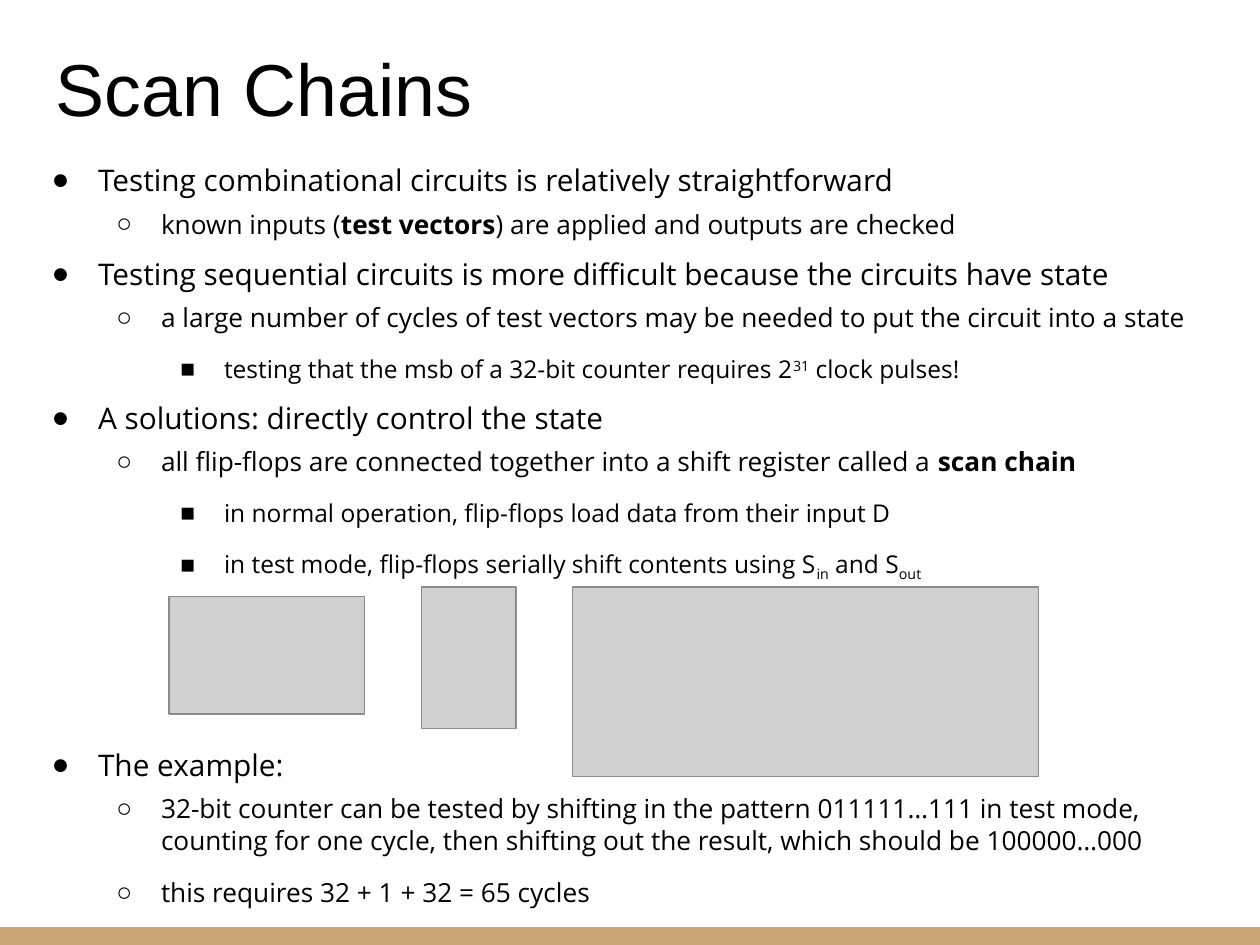
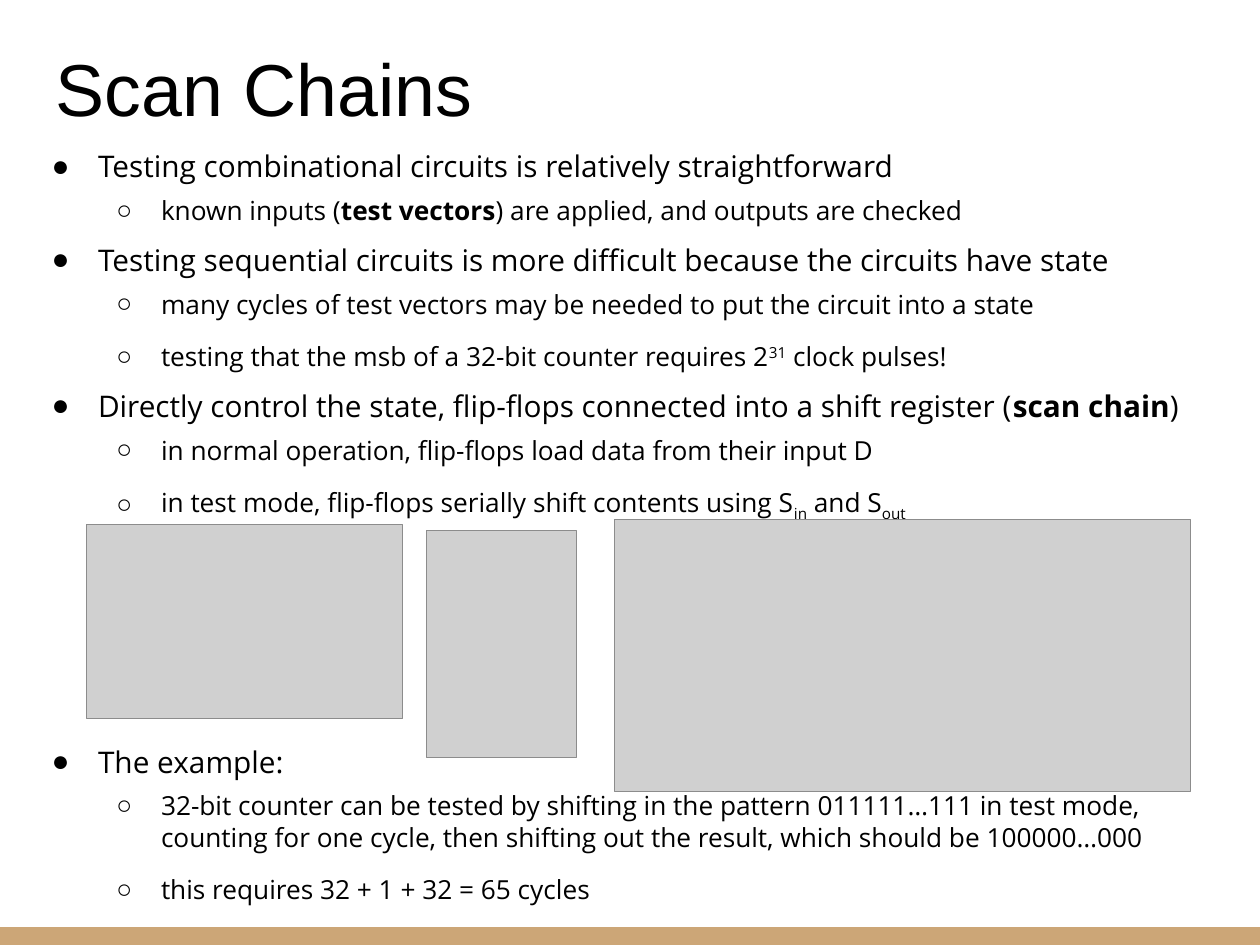
Before and after one commit to riccardoberta/esd, a slide deck: slide 8 of 10 - Sequential Building Blocks/10 - Sequential Building Blocks.pptx. Drawn at 1260x945 pixels with LibreOffice and Linux fonts; fonts in the diff are those of the drawing; grey boxes stand for pictures. Boxes give left, top, right and bottom in pixels: in the first picture for what was removed or moved away, otherwise in the second. Text is boxed around its words. In the diff, an @@ line names an element or a change of style, - is before the commit and + after.

```diff
--- a/10 - Sequential Building Blocks/10 - Sequential Building Blocks.pptx
+++ b/10 - Sequential Building Blocks/10 - Sequential Building Blocks.pptx
@@ text "Testing combinational circuits is relatively ...": place and size @@
-text "Testing combinational circuits is relatively ..." at [98, 168, 1184, 909]
+text "Testing combinational circuits is relatively ..." at [98, 154, 1179, 906]
@@ text at [161, 200, 962, 227]: text changed @@
-  ○ known inputs (test vectors) are applied and outputs are checked
+  ○ known inputs (test vectors) are applied, and outputs are checked
@@ text at [161, 294, 1034, 321]: text changed @@
-  ○ a large number of cycles of test vectors may be needed to put the circuit into a state
+  ○ many cycles of test vectors may be needed to put the circuit into a state
@@ text at [161, 346, 946, 520]: size 14 to 15 pt in "testing that the msb of a 32-bit ...", "in normal operation, flip-flops load data from ...", "in test mode, flip-flops serially shift contents ..."; bullet ■ to ○; list level 3 to 2 in "testing that the msb of ..."; list level 3 to 2 in "in normal operation, flip-flops load ..."; list level 3 to 2 in "in test mode, flip-flops serially ..." @@
@@ text at [98, 394, 1179, 424]: text changed; size 15 to 17 pt @@
-● A solutions: directly control the state
-  ○ all flip-flops are connected together into a shift register called a scan chain
+● Directly control the state, flip-flops connected into a shift register (scan chain)
@@ picture added at [87, 524, 403, 718] @@
@@ picture added at [426, 530, 576, 757] @@
@@ picture added at [615, 520, 1191, 793] @@
@@ picture removed at [169, 597, 364, 714] @@
@@ picture removed at [422, 587, 517, 728] @@
@@ picture removed at [573, 587, 1038, 776] @@
```
Also in this commit, not shown: 19 other slides changed, 1 slide added, 2 slides removed, 20 other files.
